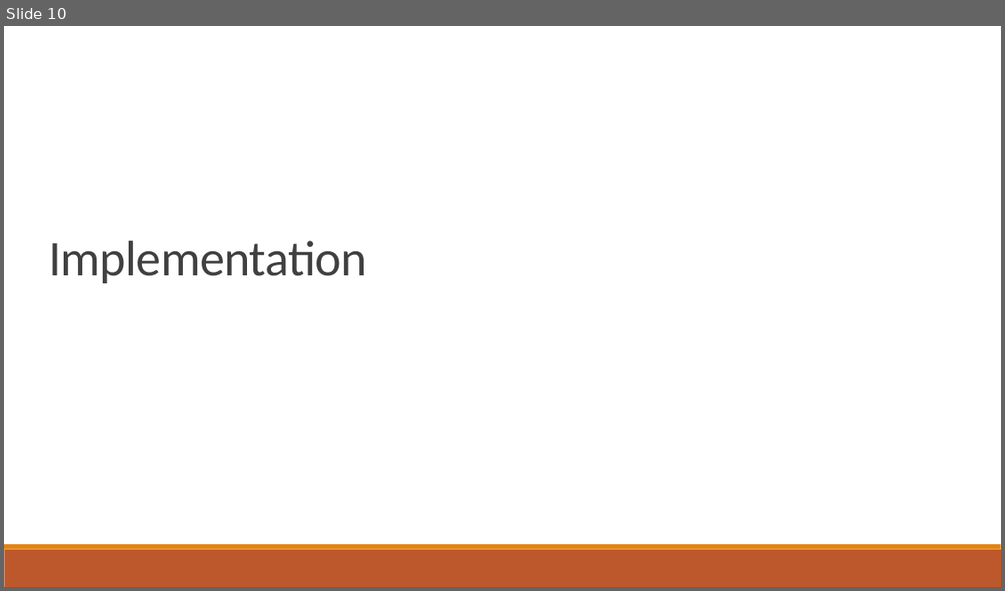
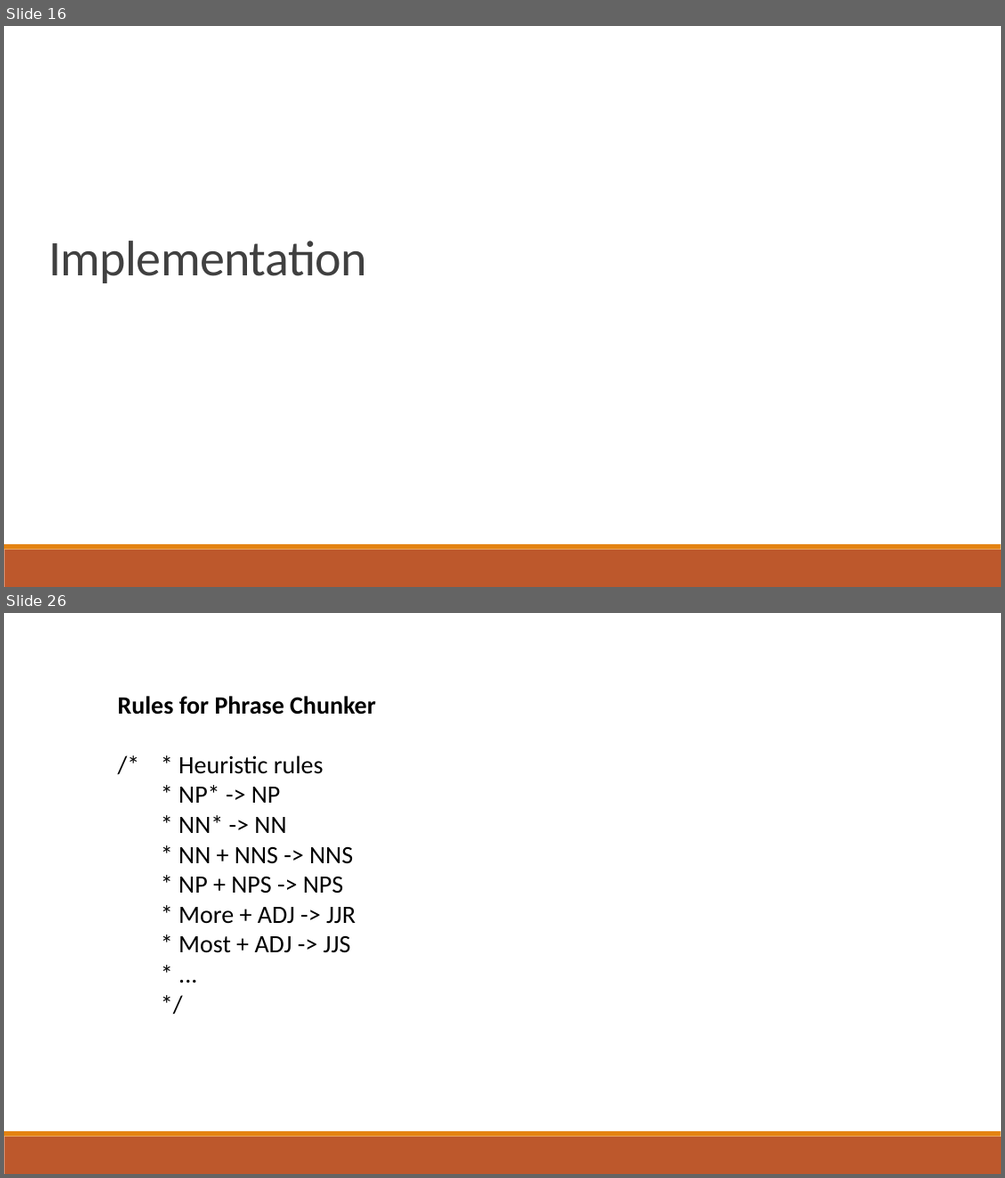
Before and after one commit to jalanreddy/GitHub, a slide deck: Presentation.pptx. Shown one above the other, each under a label of ours: slide 10 before the commit, slides 16 and 26 after it; the slides between them are not shown. The pictures are 1005x591 and 1005x1178 pixels, drawn with LibreOffice and Linux fonts; fonts in the diff are those of the drawing. Boxes give left, top, right and bottom in pixels: in the first picture for what was removed or moved away, otherwise in the second. Text is boxed around its words. In the diff, an @@ line names an element or a change of style, - is before the commit and + after.

```diff
--- a/Presentation.pptx
+++ b/Presentation.pptx
@@ slide 26 added at <box>4,613,1001,1174</box>, background #FFFFFF; not listed: 2 template elements that a slide beside it also shows @@
@@ text added at <box>118,696,376,953</box>, 24 pt, text #000000 @@
+Rules for Phrase Chunker
+/* * Heuristic rules
+* NP* -> NP
+* NN* -> NN
+* NN + NNS -> NNS
+* NP + NPS -> NPS
+* More + ADJ -> JJR
+* Most + ADJ -> JJS
+* ...
+*/
@@ what was slide 10 is now slide 16 @@
```
Also in this commit, not shown: 6 slides changed, 31 other slides added, 2 other files.
